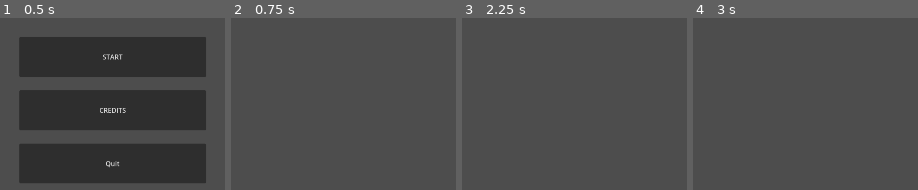
Above: before the commit, frames 1-4 (left to right).
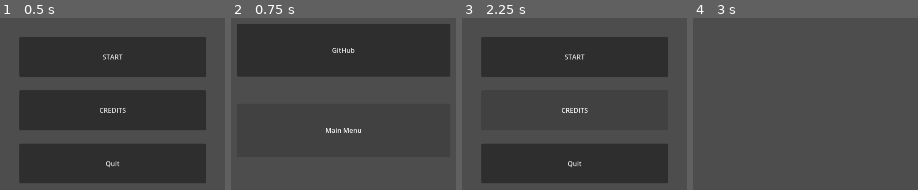
Above: after the commit, the same moments.

Repository: ciaba17/td-jam
Game: Godot game, scene res://scenes/main_menu.tscn
The game is run twice, just before and just after one commit, with the same random seed, the same clock (stepped at 60 frames per second) and the same inputs.
Inputs (mouse positions are in pixels of both pictures, inside the frame that each line leads up to):
- Up to frame 1 (0.5 s): no input
- Up to frame 2 (0.75 s): click "CREDITS" at 0.5 s
- Up to frame 3 (2.25 s): click (574, 50) at 1.25 s, where only the run after the commit has a clickable "GitHub"; click (574, 129) at 2 s, where only the run after the commit has a clickable "Main Menu"
- Up to frame 4 (3 s): click (805, 57) at 2.75 s, where only the run after the commit has a clickable "START"

Frame 1 is identical in both runs. In frame 2, 29% of the frame differs, in the area x 2-98%, y 3-67%; in frame 3, 38%, in the area x 8-92%, y 11-96%; in frame 4, nothing differs.

Commit message:
added credits page's buttons

Diff:
--- a/scenes/credits.tscn
+++ b/scenes/credits.tscn
@@ -1,4 +1,6 @@
 [gd_scene format=3 uid="uid://ruoxt5wrfhj"]
+
+[ext_resource type="Script" uid="uid://ngo2lxi83mow" path="res://scripts/credits.gd" id="1_0bpdh"]
 
 [node name="Credits" type="Control" unique_id=291567705]
 layout_mode = 3
@@ -7,3 +9,28 @@
 anchor_bottom = 1.0
 grow_horizontal = 2
 grow_vertical = 2
+script = ExtResource("1_0bpdh")
+
+[node name="Control" type="Control" parent="." unique_id=2097478968]
+anchors_preset = 0
+offset_right = 40.0
+offset_bottom = 40.0
+
+[node name="GitHub" type="Button" parent="Control" unique_id=1177661052]
+layout_mode = 0
+offset_left = 768.0
+offset_top = 448.0
+offset_right = 1280.0
+offset_bottom = 575.0
+text = "GitHub"
+
+[node name="Menu" type="Button" parent="Control" unique_id=183029636]
+layout_mode = 0
+offset_left = 768.0
+offset_top = 640.0
+offset_right = 1280.0
+offset_bottom = 768.0
+text = "Main Menu"
+
+[connection signal="pressed" from="Control/GitHub" to="." method="_on_github_pressed"]
+[connection signal="pressed" from="Control/Menu" to="." method="_on_menu_pressed"]
--- /dev/null
+++ b/scripts/credits.gd
@@ -0,0 +1,21 @@
+extends Node
+
+# Called when the node enters the scene tree for the first time.
+func _ready() -> void:
+	pass # Replace with function body.
+
+
+# Called every frame. 'delta' is the elapsed time since the previous frame.
+func _process(delta: float) -> void:
+	pass
+
+func _on_github_pressed() -> void:
+	OS.shell_open("https://github.com/ciaba17/td-jam")
+
+
+func _on_menu_pressed() -> void:
+	get_tree().change_scene_to_file("res://scenes/main_menu.tscn")
+
+
+func _on_git_hub_pressed() -> void:
+	pass # Replace with function body.
Not shown, added: scripts/credits.gd.uid
